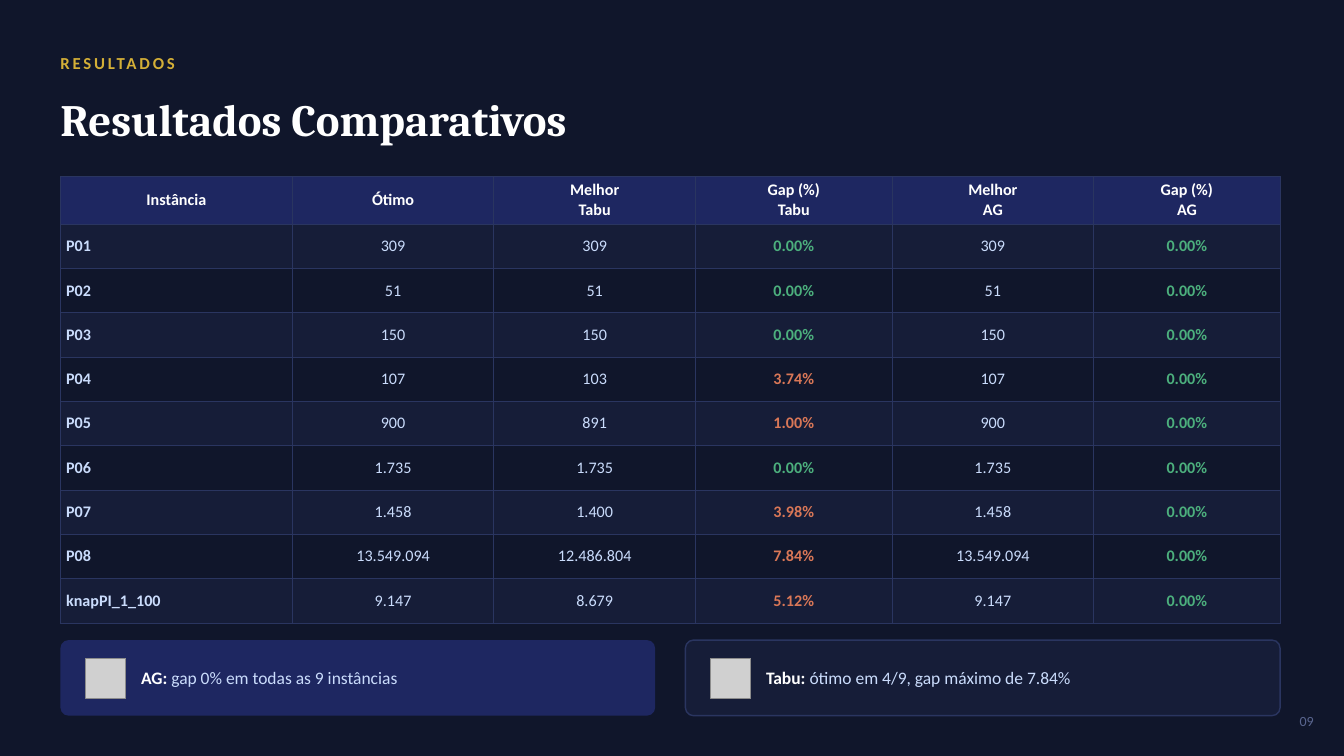
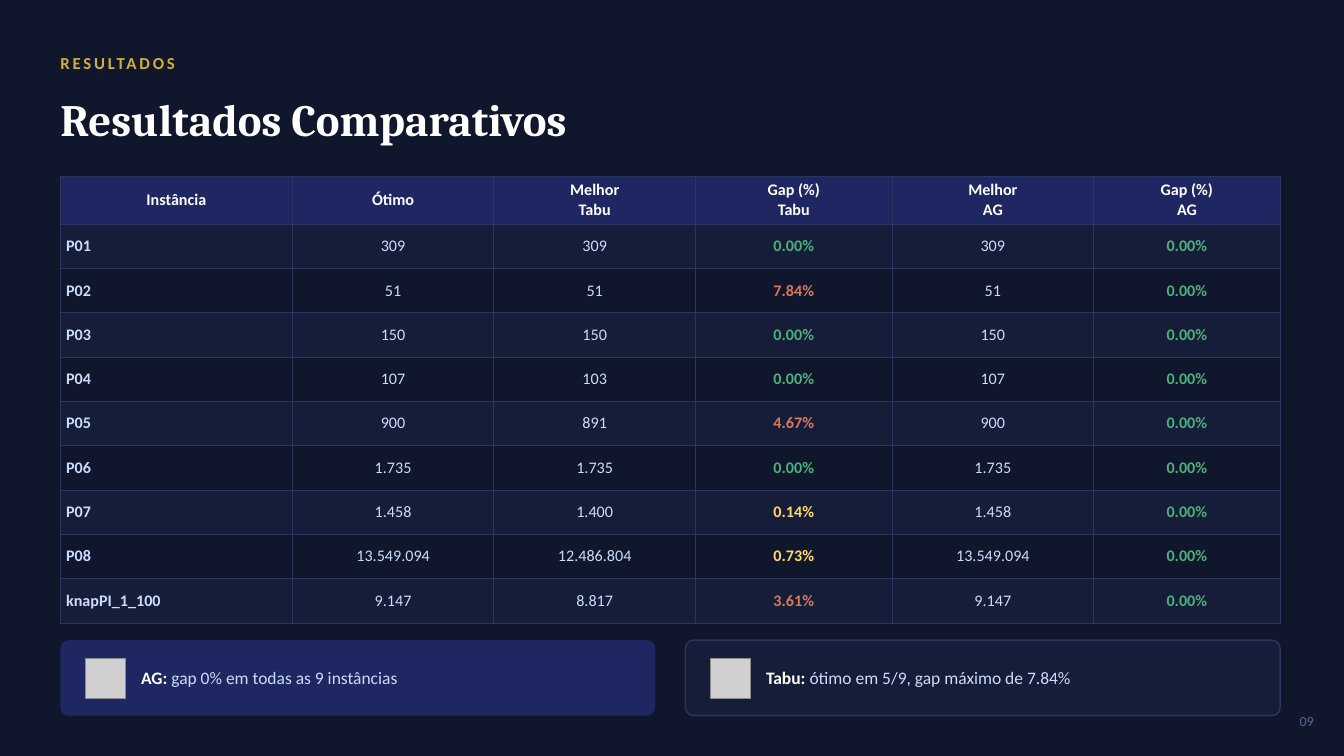
Before and after one commit to MayconCarpes/Mochila01, a slide deck: slide 9 of Mochila01_MetaHeuristicas_TabuVsAG.pptx. Drawn at 1344x756 pixels with LibreOffice and Linux fonts; fonts in the diff are those of the drawing; grey boxes stand for pictures. Boxes give left, top, right and bottom in pixels: in the first picture for what was removed or moved away, otherwise in the second. Text is boxed around its words. In the diff, an @@ line names an element or a change of style, - is before the commit and + after.

```diff
--- a/Mochila01_MetaHeuristicas_TabuVsAG.pptx
+++ b/Mochila01_MetaHeuristicas_TabuVsAG.pptx
@@ table at (60, 176, 1280, 623) @@
-row 3, column 4: 0.00%
+row 3, column 4: 7.84%
-row 5, column 4: 3.74%
+row 5, column 4: 0.00%
-row 6, column 4: 1.00%
+row 6, column 4: 4.67%
-row 8, column 4: 3.98%
+row 8, column 4: 0.14%
-row 9, column 4: 7.84%
+row 9, column 4: 0.73%
-row 10, column 3: 8.679
+row 10, column 3: 8.817
-row 10, column 4: 5.12%
+row 10, column 4: 3.61%
@@ text at (766, 671, 1070, 687): text changed @@
-Tabu: ótimo em 4/9, gap máximo de 7.84%
+Tabu: ótimo em 5/9, gap máximo de 7.84%
```
Also in this commit, not shown: 5 other slides changed, 1 other file.
